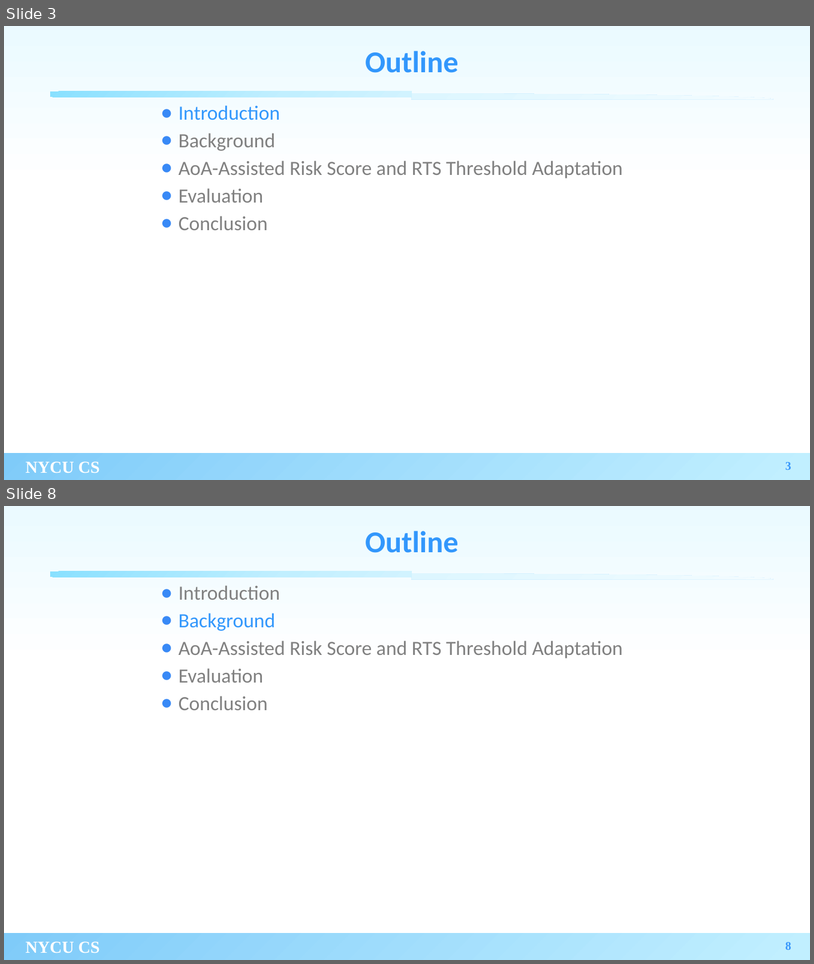
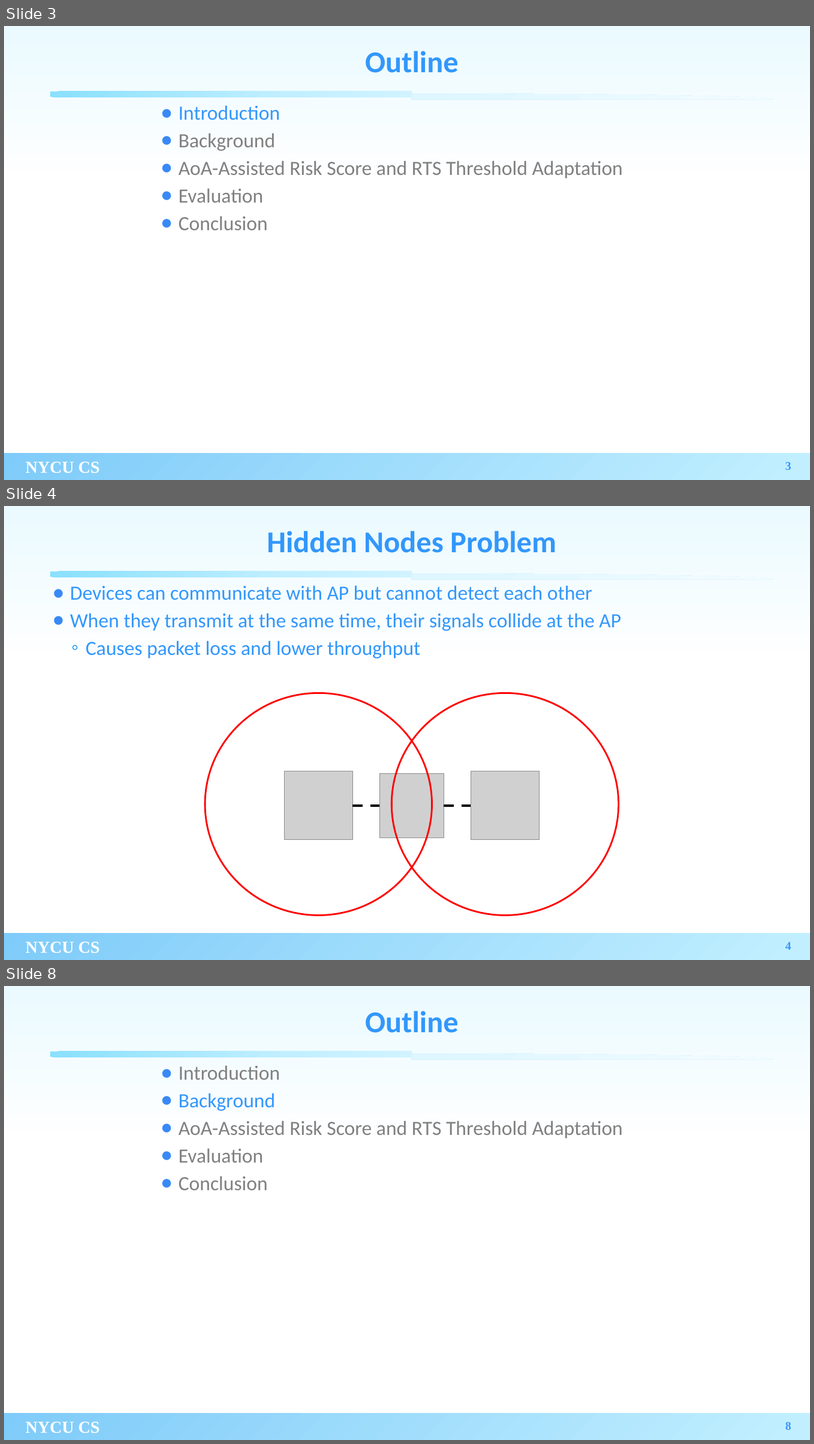
Before and after one commit to xoxonut/thesis, a slide deck: thesis_new_template.pptx. Shown one above the other, each under a label of ours: slides 3 and 8 before the commit, slides 3, 4 and 8 after it; the slides between them are not shown. The pictures are 814x964 and 814x1444 pixels, drawn with LibreOffice and Linux fonts; fonts in the diff are those of the drawing; grey boxes stand for pictures; background and template pictures are left out. Boxes give left, top, right and bottom in pixels: in the first picture for what was removed or moved away, otherwise in the second. Text is boxed around its words. In the diff, an @@ line names an element or a change of style, - is before the commit and + after.

```diff
--- a/thesis_new_template.pptx
+++ b/thesis_new_template.pptx
@@ slide 4 added at [4, 506, 810, 960], background gradient #EBFAFF to #FFFFFF; not listed: 4 template elements that a slide beside it also shows @@
@@ title added at [267, 531, 557, 553], 36 pt, text #3297FC, bold @@
+Hidden Nodes Problem
@@ text added at [70, 585, 621, 658], 24 pt, text #3297FC @@
+● Devices can communicate with AP but cannot detect each other
+● When they transmit at the same time, their signals collide at the AP
+  ◦ Causes packet loss and lower throughput
@@ group added at [205, 693, 618, 915]: 3 pictures, 2 ellipses, 2 lines @@
@@ page number added at [786, 942, 792, 949], 14 pt, text #3897FC, bold @@
+4
```
Also in this commit, not shown: 5 slides changed, 2 other slides added, 1 slide removed.
